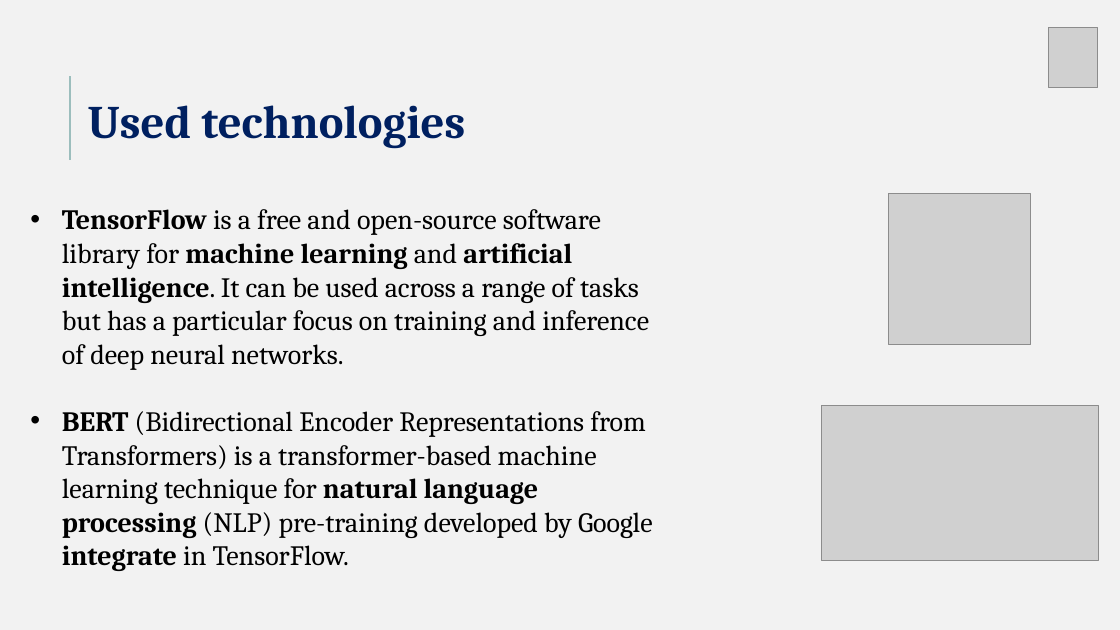
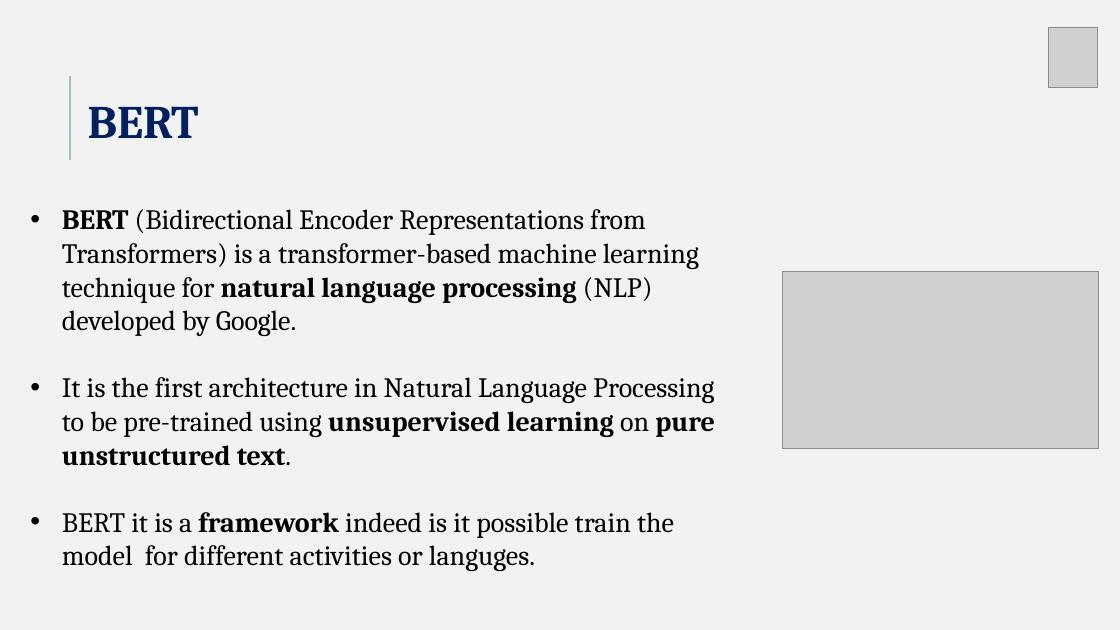
Before and after one commit to Matteoa99/ProgettoDA, a slide deck: slide 3 of DA_project.pptx. Drawn at 1120x630 pixels with LibreOffice and Linux fonts; fonts in the diff are those of the drawing; grey boxes stand for pictures. Boxes give left, top, right and bottom in pixels: in the first picture for what was removed or moved away, otherwise in the second. Text is boxed around its words. In the diff, an @@ line names an element or a change of style, - is before the commit and + after.

```diff
--- a/DA_project.pptx
+++ b/DA_project.pptx
@@ text at (x1=88, y1=106, x2=199, y2=138): text changed @@
-Used technologies
+BERT
@@ text at (x1=62, y1=209, x2=715, y2=571): text changed @@
-• TensorFlow is a free and open-source software library for machine learning and artificial intelligence. It can be used across a range of tasks but has a particular focus on training and inference of deep neural networks.
-• BERT (Bidirectional Encoder Representations from Transformers) is a transformer-based machine learning technique for natural language processing (NLP) pre-training developed by Google integrate in TensorFlow.
+• BERT (Bidirectional Encoder Representations from Transformers) is a transformer-based machine learning technique for natural language processing (NLP) developed by Google.
+• It is the first architecture in Natural Language Processing to be pre-trained using unsupervised learning on pure unstructured text.
+• BERT it is a framework indeed is it possible train the model for different activities or languges.
@@ picture removed at (x1=889, y1=193, x2=1031, y2=344) @@
@@ picture resized from (x1=822, y1=406, x2=1098, y2=561) to (x1=783, y1=271, x2=1098, y2=449) @@
```
Also in this commit, not shown: 5 other slides changed, 1 slide added.
